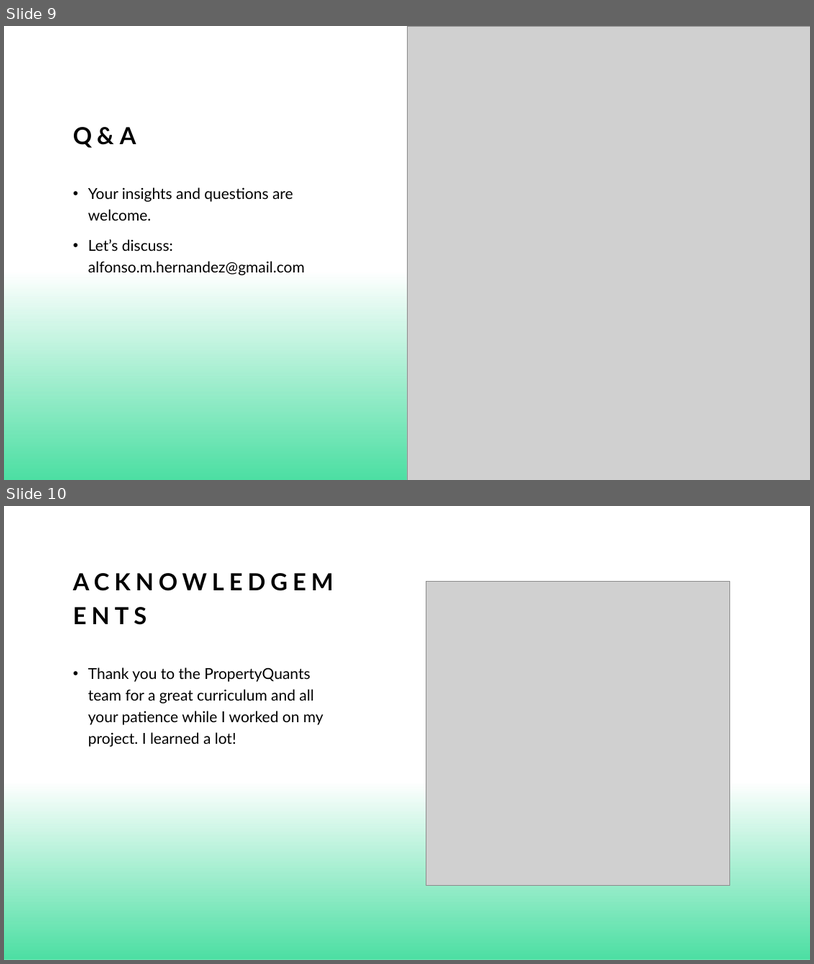
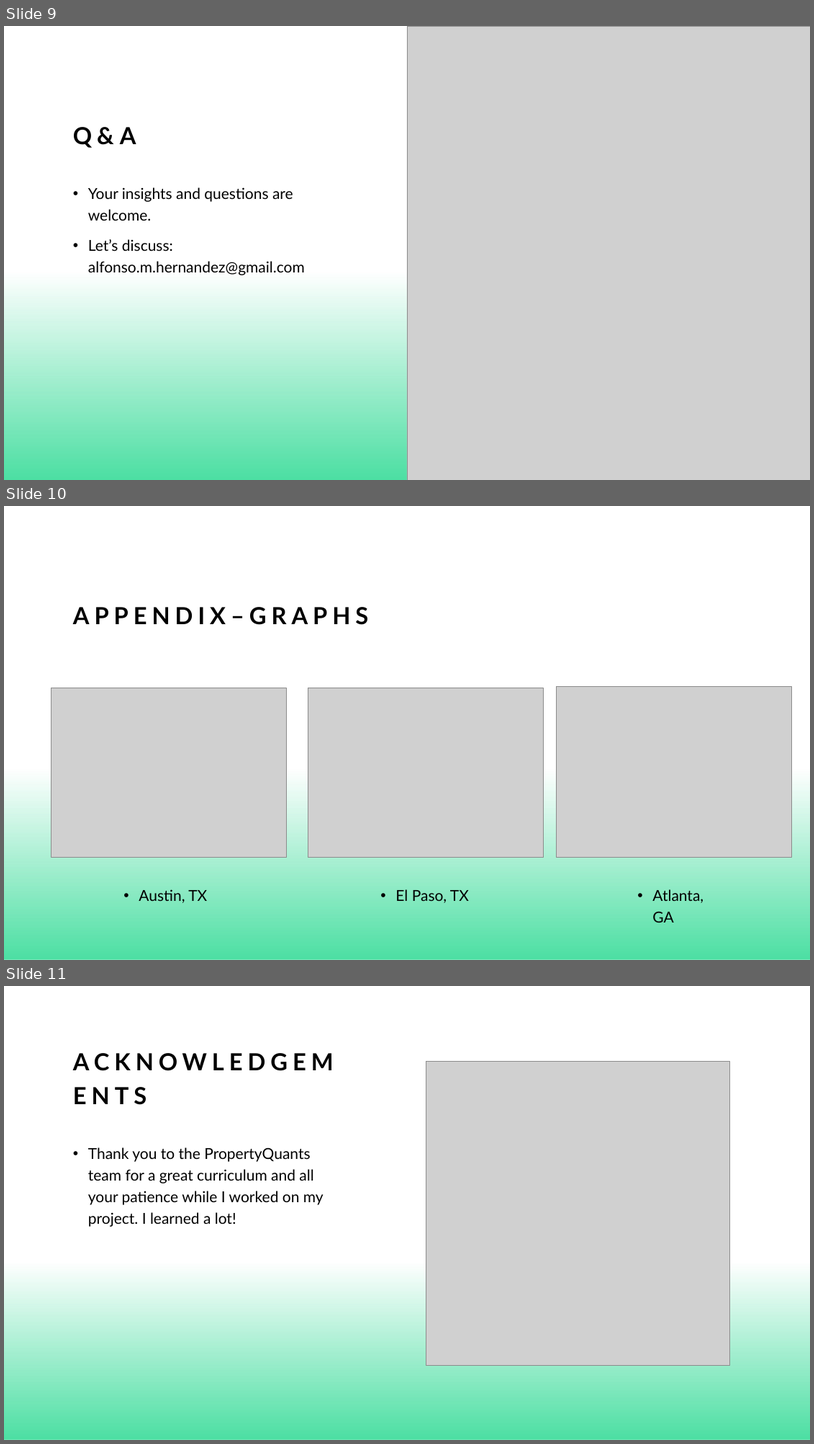
Before and after one commit to alfonso1003/building_permits_survey, a slide deck: presentations/building_permits_presentation.pptx. Shown one above the other, each under a label of ours: slides 9 and 10 before the commit, slides 9, 10 and 11 after it. The pictures are 814x964 and 814x1444 pixels, drawn with LibreOffice and Linux fonts; fonts in the diff are those of the drawing; grey boxes stand for pictures. Boxes give left, top, right and bottom in pixels: in the first picture for what was removed or moved away, otherwise in the second. Text is boxed around its words. In the diff, an @@ line names an element or a change of style, - is before the commit and + after.

Commit message:
update analysis and ppt

```diff
--- a/presentations/building_permits_presentation.pptx
+++ b/presentations/building_permits_presentation.pptx
@@ slide 10 added at box(4, 506, 810, 960), background #FFFFFF; not listed: 1 template element that a slide beside it also shows @@
@@ title added at box(73, 607, 368, 625), 28 pt, text #000000, bold @@
+APPENDIX–GRAPHS
@@ picture added at box(52, 687, 286, 857) @@
@@ picture added at box(309, 687, 543, 857) @@
@@ picture added at box(557, 687, 792, 857) @@
@@ text added at box(139, 889, 207, 903), 18 pt, text #000000 @@
+• Austin, TX
@@ text added at box(396, 889, 469, 903), 18 pt, text #000000 @@
+• El Paso, TX
@@ text added at box(653, 889, 704, 922), 18 pt, text #000000 @@
+• Atlanta, GA
@@ what was slide 10 is now slide 11 @@
```
Also in this commit, not shown: 1 other file.
